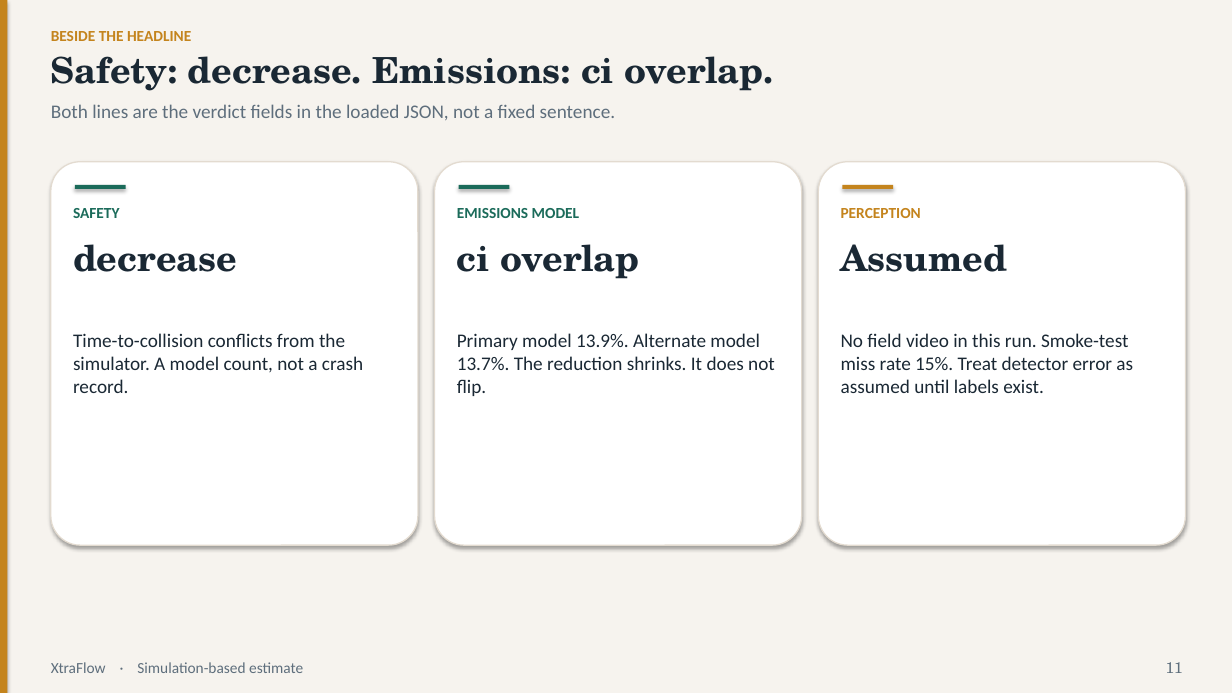
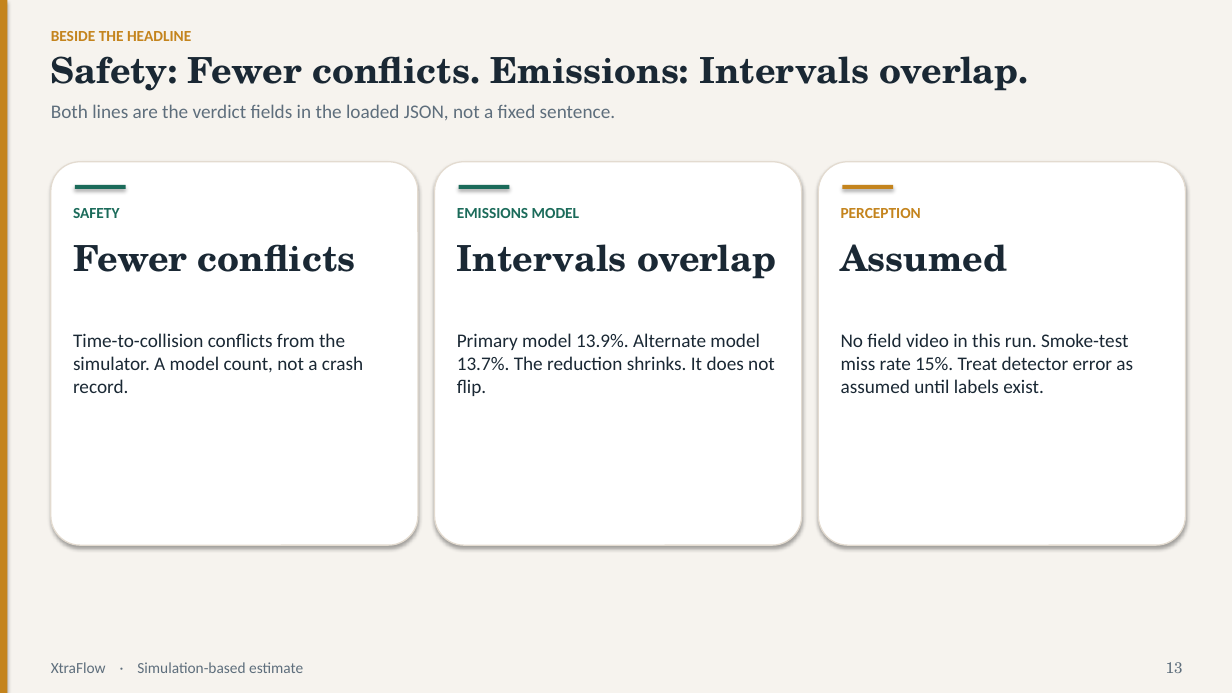
Before and after one commit to couder-04/XtraFlow, a slide deck: slide 13 of results/deck.pptx (slide 11 before the commit). Drawn at 1232x693 pixels with LibreOffice and Linux fonts; fonts in the diff are those of the drawing. Boxes give left, top, right and bottom in pixels: in the first picture for what was removed or moved away, otherwise in the second. Text is boxed around its words. In the diff, an @@ line names an element or a change of style, - is before the commit and + after.

```diff
--- a/results/deck.pptx
+++ b/results/deck.pptx
@@ text at <box>51,56,1029,91</box>: text changed @@
-Safety: decrease. Emissions: ci overlap.
+Safety: Fewer conflicts. Emissions: Intervals overlap.
@@ text at <box>73,244,356,272</box>: text changed @@
-decrease
+Fewer conflicts
@@ text at <box>457,244,776,279</box>: text changed @@
-ci overlap
+Intervals overlap
@@ text at <box>1166,662,1183,673</box>: text changed @@
-11
+13
```
Also in this commit, not shown: 8 other slides changed, 3 slides added, 1 slide removed, 1 other file.
